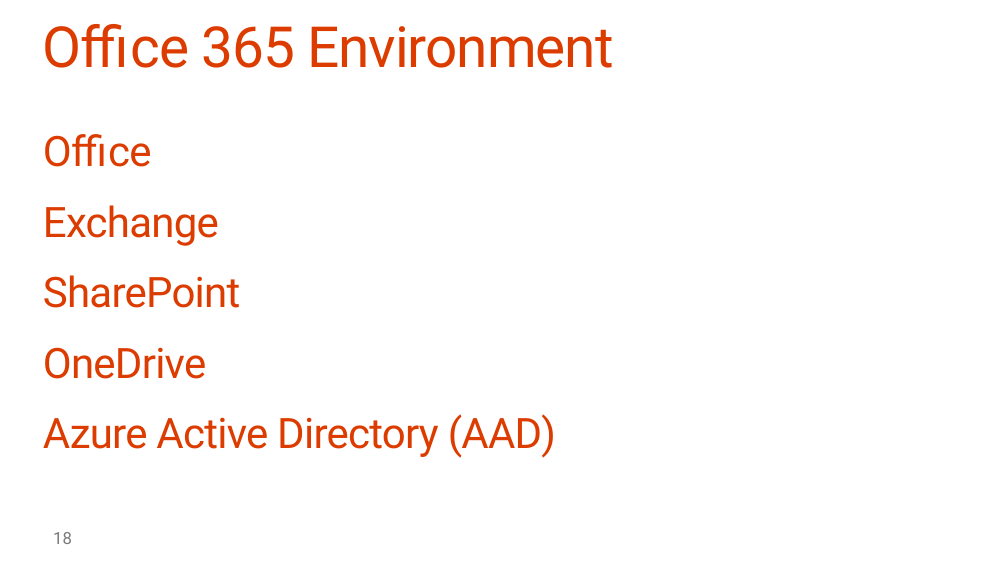
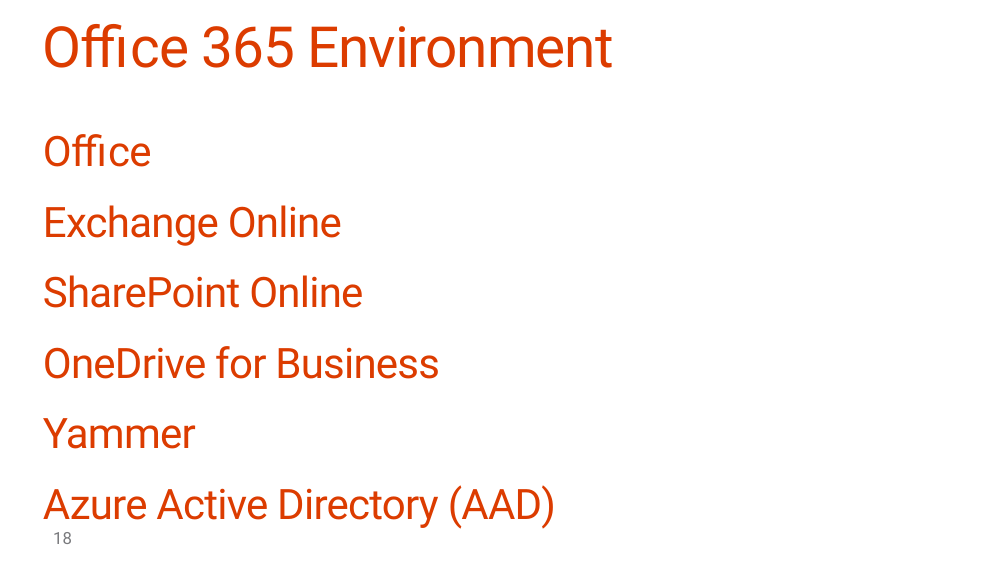
Before and after one commit to stinethebean/DevCampTraining, a slide deck: slide 18 of 02.Setting up the Environments/02.Setting up the Environments.pptx. Drawn at 1008x567 pixels with LibreOffice and Linux fonts; fonts in the diff are those of the drawing; background and template pictures are left out. Boxes give left, top, right and bottom in pixels: in the first picture for what was removed or moved away, otherwise in the second. Text is boxed around its words. In the diff, an @@ line names an element or a change of style, - is before the commit and + after.

```diff
--- a/02.Setting up the Environments/02.Setting up the Environments.pptx
+++ b/02.Setting up the Environments/02.Setting up the Environments.pptx
@@ text at (43,205,440,449): text changed @@
-Exchange
-SharePoint
-OneDrive
+Exchange Online
+SharePoint Online
+OneDrive for Business
+Yammer
```
Also in this commit, not shown: 1 other slide changed, 1 other file.
